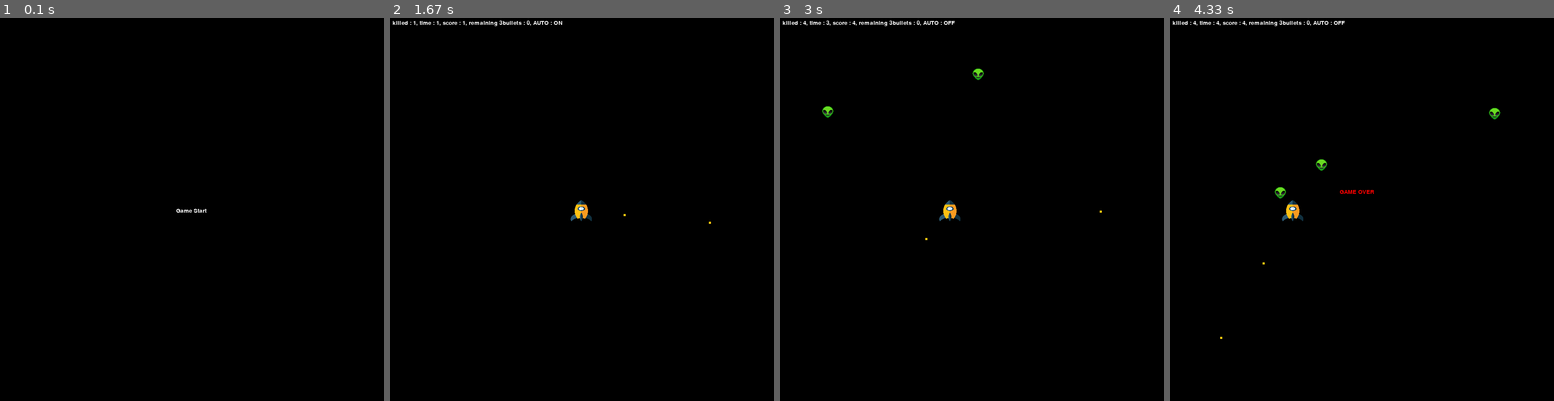
Above: before the commit, frames 1-4 (left to right).
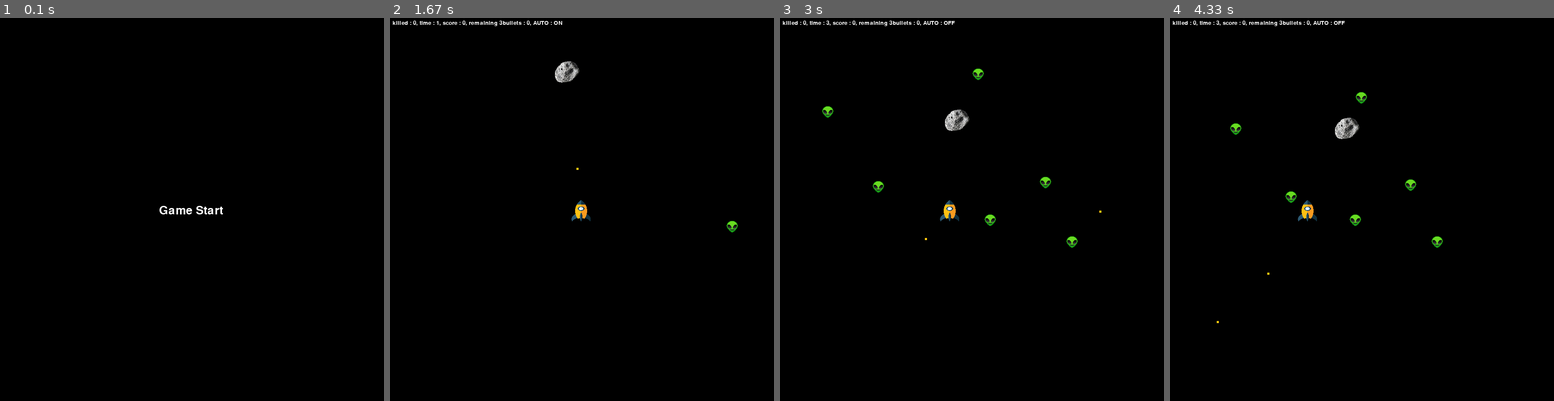
Above: after the commit, the same moments.

Repository: jeno0228/Git_Team
Game: pygame game, started from code/pygame_test.py
Two runs of this game, one before a commit and one after it. Both use one fixed random seed, a clock stepped at 60 frames per second and the inputs below.
Inputs (mouse positions are in pixels of both pictures, inside the frame that each line leads up to):
- Up to frame 1 (0.1 s): no input
- Up to frame 2 (1.67 s): click "Game Start" at 0.38 s; tap Esc at 0.67 s
- Up to frame 3 (3 s): tap Esc at 2.5 s; hold Left from 2.83 s (still down); move the mouse to (852, 301) at 2.87 s
- Up to frame 4 (4.33 s): release Left at 3.37 s

The runs differ from the first frame. In frame 1, 0.2% of the frame differs, in the area x 41-59%, y 49-52%; in frame 2, 0.4%; in frame 3, 0.6%; in frame 4, 1.2%, in the area x 6-87%, y 0-84%.

Commit message:
enemy add

Diff:
--- a/code/pygame_test.py
+++ b/code/pygame_test.py
@@ -26,6 +26,7 @@
         self.mv = 0
         self.mv_x = 0
         self.mv_y = 0
+        self.hp = 0
     def put_img(self, address):
         if address[-3:] == "png":
             self.img = pygame.image.load(address).convert_alpha()
@@ -52,7 +53,7 @@
 
 panda = obj()
 panda.put_img("code/ss.png")
-panda.change_size(50,50)
+panda.change_size(45,50)
 bullets = []
 enemies = []
 items = []
@@ -86,7 +87,7 @@
 bullet_size = 5
 remaining_bullet = 0
 font = pygame.font.Font("code/bold_pw.ttf",20)
-
+font2 = pygame.font.Font("code/bold_pw.ttf",40)
 # start
 SB = 0
 ST = 0
@@ -96,12 +97,14 @@
         if event.type == pygame.QUIT:
             ST = 1
             SB = 1
+            over = False
         if event.type == pygame.MOUSEBUTTONDOWN:
             mouse_x, mouse_y = pygame.mouse.get_pos()
-            if (mouse_x >= 400) & (mouse_x <= 500):
-                if (mouse_y >= 400) & (mouse_y <= 500):
+            if (mouse_x >= 320) & (mouse_x <= 580):
+                if (mouse_y >= 420) & (mouse_y <= 480):
                     ST = 1
-    text = font.render("Game Start", True, white)
+                    over = True
+    text = font2.render("Game Start", True, white)
     rect = text.get_rect()
     rect.center = (450, 450)
     screen.fill(color)
@@ -276,6 +279,16 @@
         enemy.change_size(30,30)
         enemy.x, enemy.y = random.choice(spawn)
         enemy.mv = 4
+        enemy.hp = 1
+        enemies.append(enemy)
+
+    if random.random() > (0.995-0.02*level):
+        enemy = obj()
+        enemy.put_img("code/stone.png")
+        enemy.change_size(70,70)
+        enemy.x, enemy.y = random.choice(spawn)
+        enemy.mv = 1.5
+        enemy.hp = 15
         enemies.append(enemy)
 
     if (random.random() > 0.997 and len(items) < 3):
@@ -319,19 +332,17 @@
             bullet = bullets[j]
             if crash(enemy, bullet):
                 explosion_sound_1.play()
-                dm_enemies.append(i)
+                enemy.hp -= 1
+                if enemy.hp <= 0:
+                    dm_enemies.append(i)
+                    killed += 1
                 dm_bullets.append(j)
-                killed += 1
 
 
     for enemy in enemies:
         if crash(enemy, panda):
-            explosion_sound_2.play()
-            lose = font.render("GAME OVER", True, (255,0,0))
-            screen.blit(lose, (400,400))
-            pygame.display.flip()
             SB = 1
-            time.sleep(4)
+            time.sleep(2)
 
     for i in range(len(items)):
         item = items[i]
@@ -409,5 +420,16 @@
 
     #update
     pygame.display.flip()
-
+while over == True:
+    clock.tick(60)
+    for event in pygame.event.get():
+        if event.type == pygame.QUIT:
+            over = False
+    explosion_sound_2.play()
+    lose = font2.render("GAME OVER", True, (255,0,0))
+    myscore = font2.render("SCORE : {}".format(killed+delta_time//10), True, (255,255,255))
+    screen.fill(color)
+    screen.blit(lose, (350,400))
+    screen.blit(myscore, (350, 450))
+    pygame.display.flip()
 pygame.quit()
Binary file added: code/enemy_ss.png
Binary file added: code/stone.png
